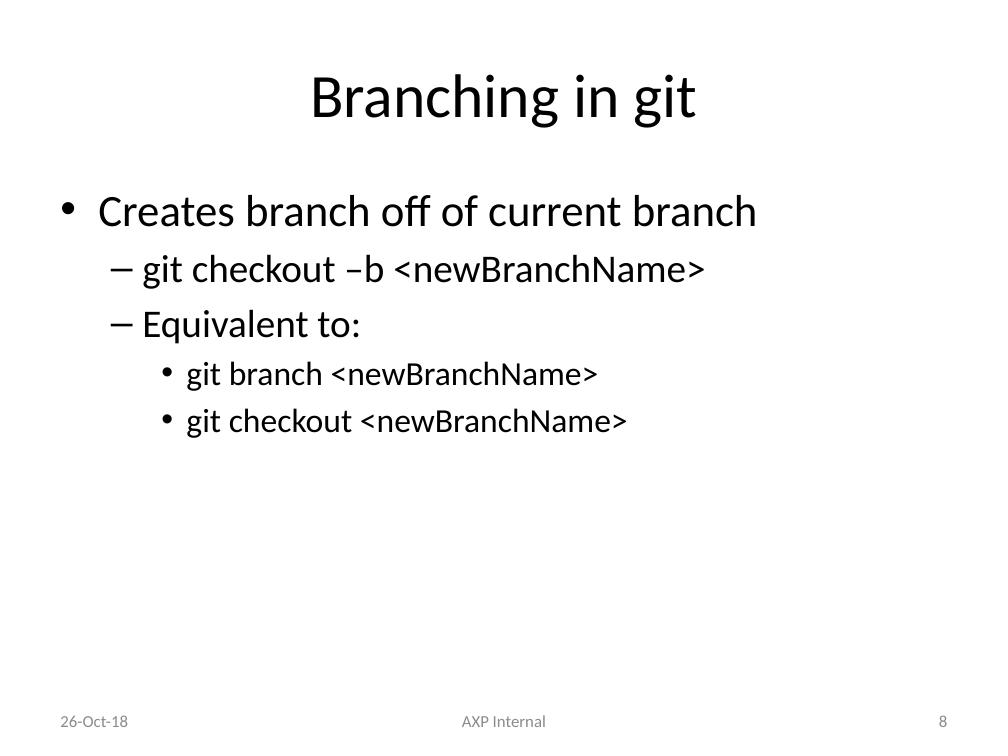
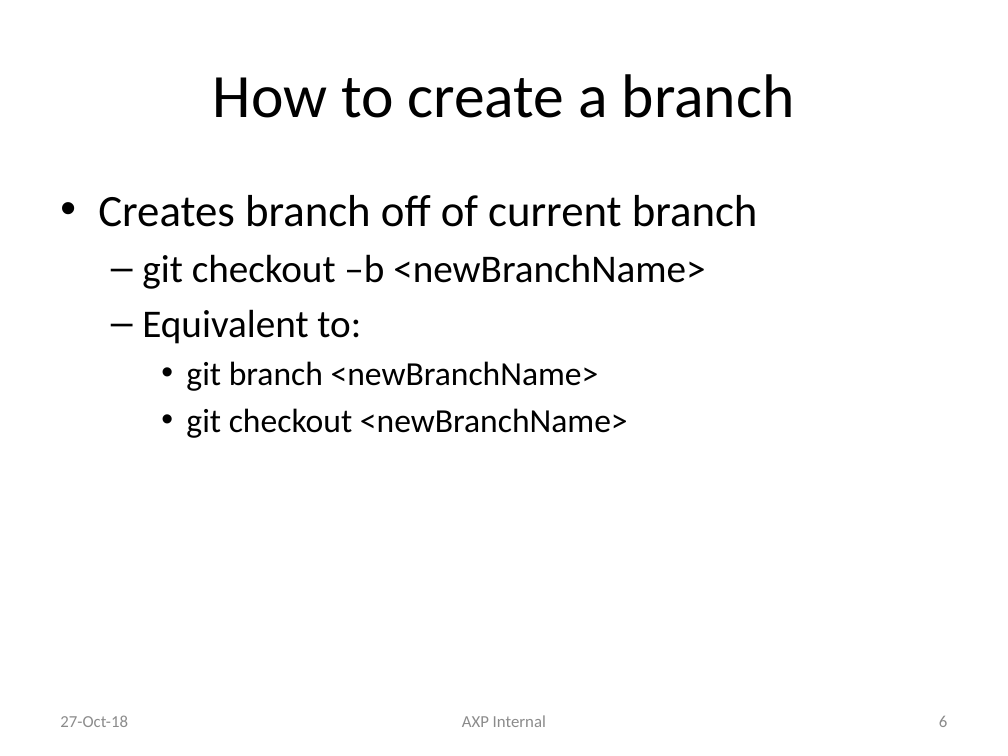
Before and after one commit to liyuan6006/GitStrategies, a slide deck: slide 6 of Branching.pptx (slide 8 before the commit). Drawn at 1008x756 pixels with LibreOffice and Linux fonts; fonts in the diff are those of the drawing. Boxes give left, top, right and bottom in pixels: in the first picture for what was removed or moved away, otherwise in the second. Text is boxed around its words. In the diff, an @@ line names an element or a change of style, - is before the commit and + after.

```diff
--- a/Branching.pptx
+++ b/Branching.pptx
@@ title at (213,74,795,118): text changed @@
-Branching in git
+How to create a branch
@@ text at (60,715,128,727): text changed @@
-26-Oct-18
+27-Oct-18
@@ page number at (939,716,947,727): text changed @@
-8
+6
```
Also in this commit, not shown: 17 other slides changed, 1 slide added, 2 slides removed.
